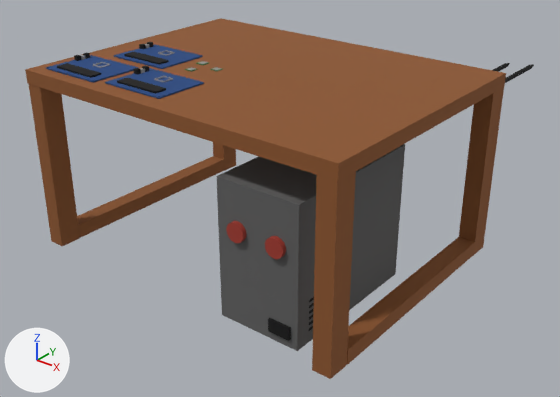
A saved change to the glTF model public/models/welding1.glb.
Both versions are drawn from a camera (50 mm lens) standing at (3.33, -3.99, 2.89) and looking at (-0.21, 0.44, 0.14). Every picture has the same lights, and +X, +Y and +Z are marked at lower left. Where no turn or scale is listed for an object, it has been applied to the vertices.

The first picture shows 'board_main', 'board_main.001', 'board_main.002', 'table_foot1', 'table_foot2', 'table_foot3', 'table_foot4', 'table_foot5', 'table_foot6', 'table_main', 'tower_btn1', 'tower_btn2', 'tower_main'.
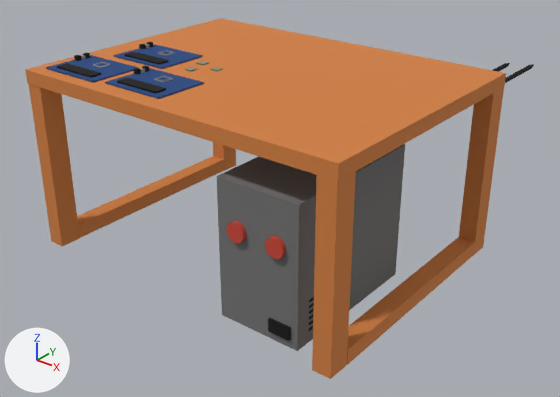
Scene script edits in JSON lines:
```json
{"op": "set", "path": "mat_red.base_color", "old": "(0.359, 0.0378, 0.0235)", "new": "(0.593, 0.0587, 0.0356)", "note": "red #a2372a -> red #ca4535"}
{"op": "set", "path": "mat_wood.base_color", "old": "(0.267, 0.0918, 0.0238)", "new": "(0.65, 0.215, 0.0508)", "note": "brown #8d552b -> orange #d38040"}
```

Pixel boxes [x1, y1, x2, y2] of what changed, in the pictures (560 x 397 px):
```json
{"object": "table_main", "change": "recoloured", "before": [25, 18, 506, 181], "after": [25, 18, 506, 181], "on screen": "brown to orange"}
{"object": "table_foot1", "change": "recoloured", "before": [312, 172, 356, 379], "after": [312, 172, 356, 379]}
{"object": "table_foot2", "change": "recoloured", "before": [29, 84, 80, 246], "after": [29, 84, 80, 246]}
{"object": "table_foot6", "change": "recoloured", "before": [347, 237, 475, 365], "after": [347, 237, 475, 365]}
{"object": "table_foot4", "change": "recoloured", "before": [459, 88, 504, 256], "after": [459, 88, 504, 256]}
{"object": "table_foot5", "change": "recoloured", "before": [77, 156, 225, 238], "after": [77, 156, 225, 238], "on screen": "brown to orange"}
{"object": "table_foot3", "change": "recoloured", "before": [213, 142, 236, 171], "after": [213, 142, 236, 171]}
{"object": "tower_btn2", "change": "recoloured", "before": [265, 236, 286, 259], "after": [265, 236, 286, 259]}
{"object": "tower_btn1", "change": "recoloured", "before": [226, 221, 246, 243], "after": [226, 221, 246, 243]}
```
